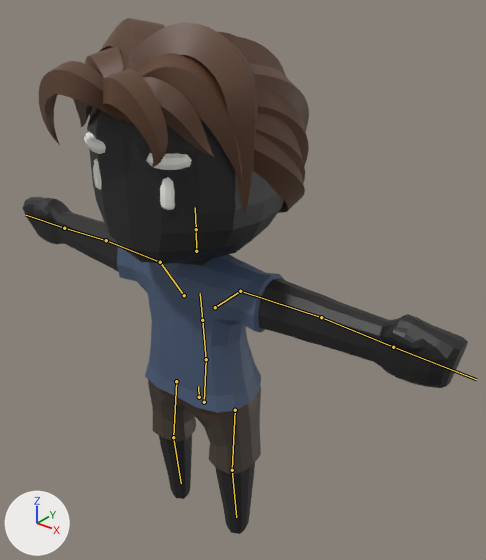
The glTF model tools/models/src/Casual_Male.glb, before and after one commit.
One viewpoint serves both versions: a 50 mm camera at (2.46, -2.65, 3.59) aimed at (0.04, 0.39, 1.71). The axes (+X, +Y, +Z) are drawn at lower left. The lights are the same throughout. The picture after the commit comes second. The bones that change, and the others that lie on the model, are drawn over the model as lines.

The first picture shows 'Body'.
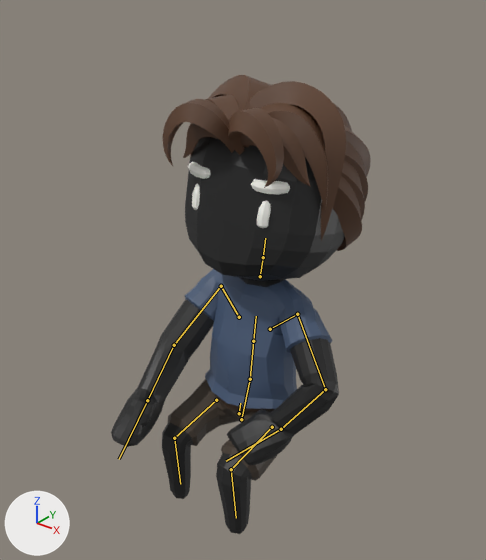
The newer file adds an action. The first version stands in its rest pose; the second is drawn at frame 19 of the action 'SitDown'.

Where the change shows, as pixel boxes (x1, y1, x2, y2) in the pictures (486 x 560 px):
'Body', posed (42% narrower, 11% shorter): before (22, 18, 468, 534); after (111, 75, 371, 534)
bone 'Body', root to tip: before (199, 397) to (198, 386); after (239, 413) to (240, 403)
bone 'Head', root to tip: before (196, 229) to (195, 207); after (263, 257) to (265, 238)
bone 'UpperArm.L', root to tip: before (240, 291) to (321, 317); after (297, 314) to (325, 389)
bone 'LowerArm.L', root to tip: before (321, 317) to (393, 347); after (325, 389) to (281, 429)
bone 'Fist.L', root to tip: before (393, 347) to (476, 379); after (281, 429) to (226, 461)
bone 'Shoulder.R', root to tip: before (184, 295) to (160, 262); after (239, 317) to (221, 286)
bone 'UpperArm.R', root to tip: before (160, 262) to (106, 240); after (221, 286) to (174, 345)
bone 'LowerArm.R', root to tip: before (106, 240) to (64, 228); after (174, 345) to (147, 400)
bone 'Fist.R', root to tip: before (64, 228) to (26, 215); after (147, 400) to (119, 459)
bone 'UpperLeg.L', root to tip: before (235, 410) to (232, 470); after (272, 427) to (231, 469)
bone 'LowerLeg.L', root to tip: before (232, 470) to (236, 517); after (231, 469) to (236, 518)
bone 'UpperLeg.R', root to tip: before (176, 381) to (173, 437); after (216, 400) to (174, 438)
bone 'LowerLeg.R', root to tip: before (173, 437) to (181, 483); after (174, 438) to (180, 484)

The edits, one by one:
Bone 'Body' (bone_body) moves from (0.0, 0.0, 0.0) to (0.0, -0.37, -0.408).
Bone 'Body' (bone_body) turns from (0, 0, 0) to (-12, 0, 0) degrees about its own x, y and z.
Bone 'Head' (bone_head) turns from (0, 0, 0) to (0, 3, 0) degrees about its own x, y and z.
Bone 'UpperArm.L' (bone_upperarm_l) turns from (0, 0, 0) to (-58, 35, -62) degrees about its own x, y and z.
Bone 'LowerArm.L' (bone_lowerarm_l) turns from (0, 0, 0) to (-21, 38, -84) degrees about its own x, y and z.
Bone 'Fist.L' (bone_fist_l) turns from (0, 0, 0) to (34, 56, 38) degrees about its own x, y and z.
Bone 'Shoulder.R' (bone_shoulder_r) moves from (0.0, 0.0, 0.0) to (-0.006, 0.006, 0.0).
Bone 'UpperArm.R' (bone_upperarm_r) turns from (0, 0, 0) to (-58, 4, 60) degrees about its own x, y and z.
Bone 'LowerArm.R' (bone_lowerarm_r) turns from (0, 0, 0) to (-3, -12, 17) degrees about its own x, y and z.
Bone 'Fist.R' (bone_fist_r) turns from (0, 0, 0) to (0, -31, 0) degrees about its own x, y and z.
Bone 'UpperLeg.L' (bone_upperleg_l) turns from (0, 0, 0) to (-63, 0, 0) degrees about its own x, y and z.
Bone 'LowerLeg.L' (bone_lowerleg_l) turns from (0, 0, 0) to (74, 0, 0) degrees about its own x, y and z.
Bone 'UpperLeg.R' (bone_upperleg_r) turns from (0, 0, 0) to (-63, 0, 0) degrees about its own x, y and z.
Bone 'LowerLeg.R' (bone_lowerleg_r) turns from (0, 0, 0) to (74, 0, 0) degrees about its own x, y and z.
